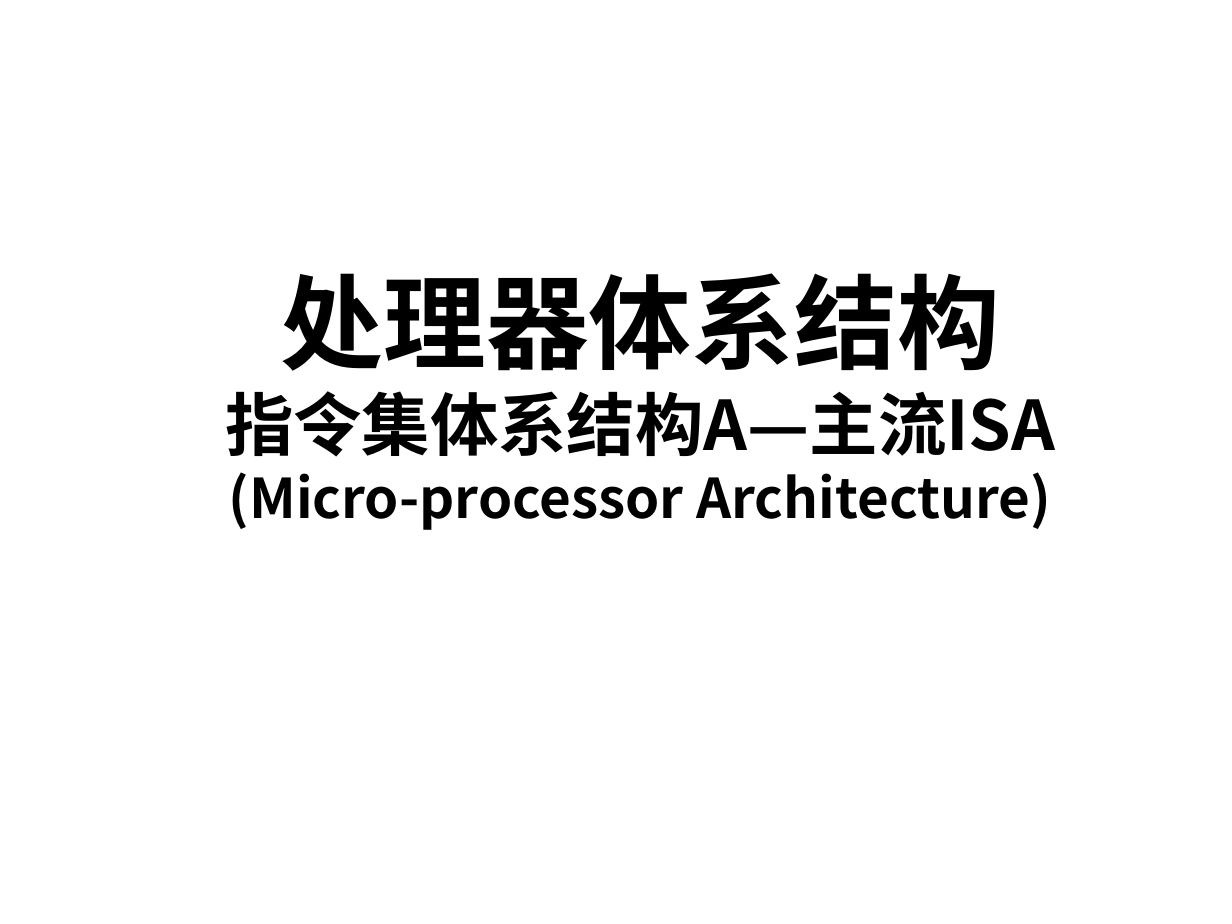
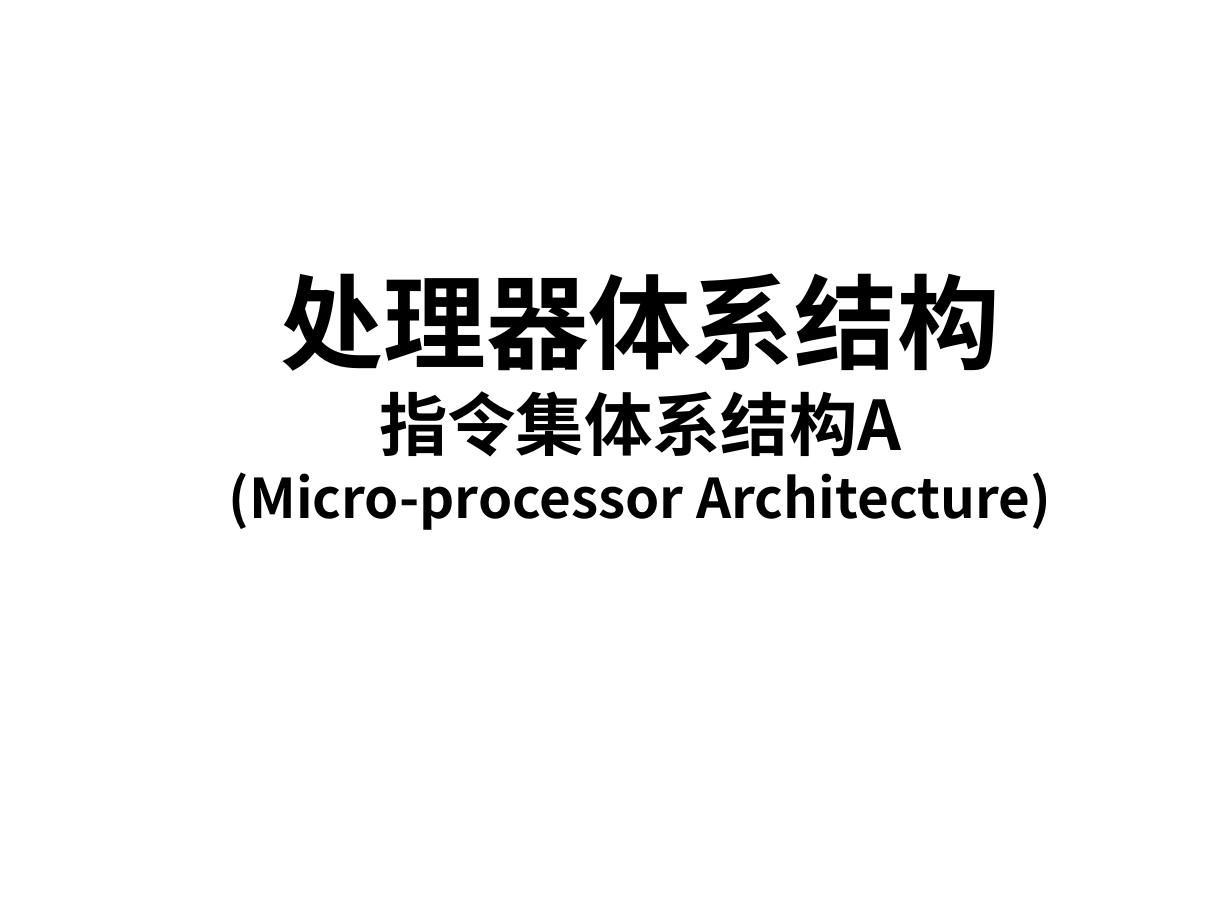
Before and after one commit to hust-gaoyujing/ic_resource, a slide deck: slide 1 of ic_design/computer organization and design/PPT/Ch2 指令集体系结构A_主流ISA (1).pptx. Drawn at 1232x924 pixels with LibreOffice and Linux fonts; fonts in the diff are those of the drawing. Boxes give left, top, right and bottom in pixels: in the first picture for what was removed or moved away, otherwise in the second. Text is boxed around its words. In the diff, an @@ line names an element or a change of style, - is before the commit and + after.

```diff
--- a/ic_design/computer organization and design/PPT/Ch2 指令集体系结构A_主流ISA (1).pptx
+++ b/ic_design/computer organization and design/PPT/Ch2 指令集体系结构A_主流ISA (1).pptx
@@ text at [229, 391, 1051, 530]: text changed @@
-指令集体系结构A—主流ISA
-(Micro-processor Architecture)
+指令集体系结构A
+(Micro-processor Architecture)
```
Also in this commit, not shown: 22 slides removed, 1 other file.
